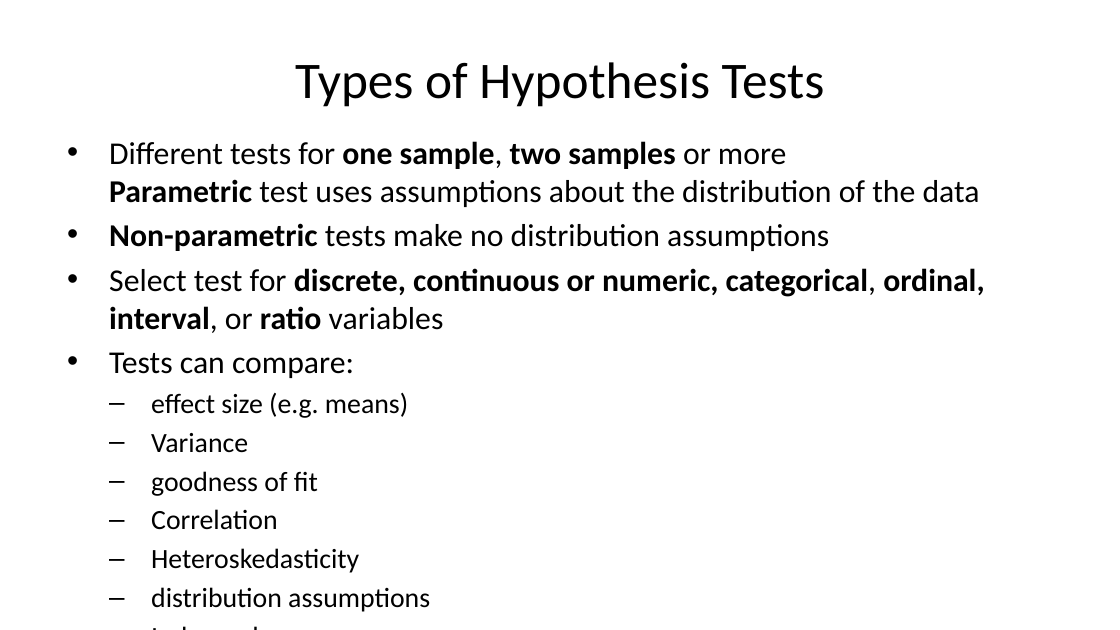
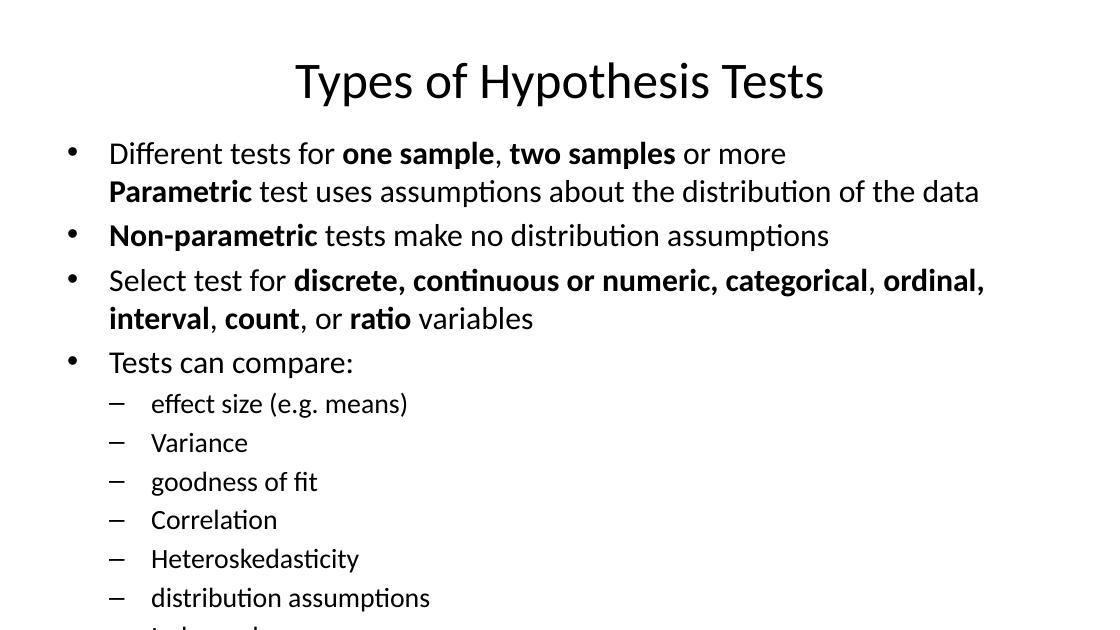
Before and after one commit to StephenElston/CSCI-E-83, a slide deck: slide 5 of LectureSlides/06a_WhyInferenceIsImportant.pptx. Drawn at 1120x630 pixels with LibreOffice and Linux fonts; fonts in the diff are those of the drawing. Boxes give left, top, right and bottom in pixels: in the first picture for what was removed or moved away, otherwise in the second. Text is boxed around its words. In the diff, an @@ line names an element or a change of style, - is before the commit and + after.

```diff
--- a/LectureSlides/06a_WhyInferenceIsImportant.pptx
+++ b/LectureSlides/06a_WhyInferenceIsImportant.pptx
@@ text at bbox=[109, 268, 984, 333]: text changed @@
-• Select test for discrete, continuous or numeric, categorical, ordinal, interval, or ratio variables
+• Select test for discrete, continuous or numeric, categorical, ordinal, interval, count, or ratio variables
```
Also in this commit, not shown: 3 other slides changed.
